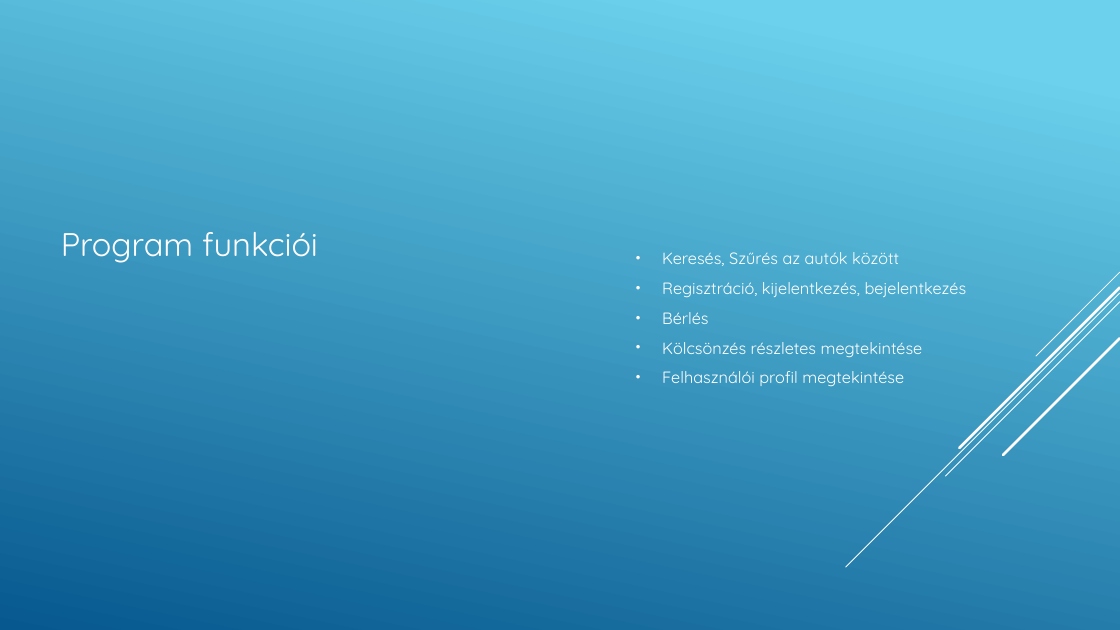
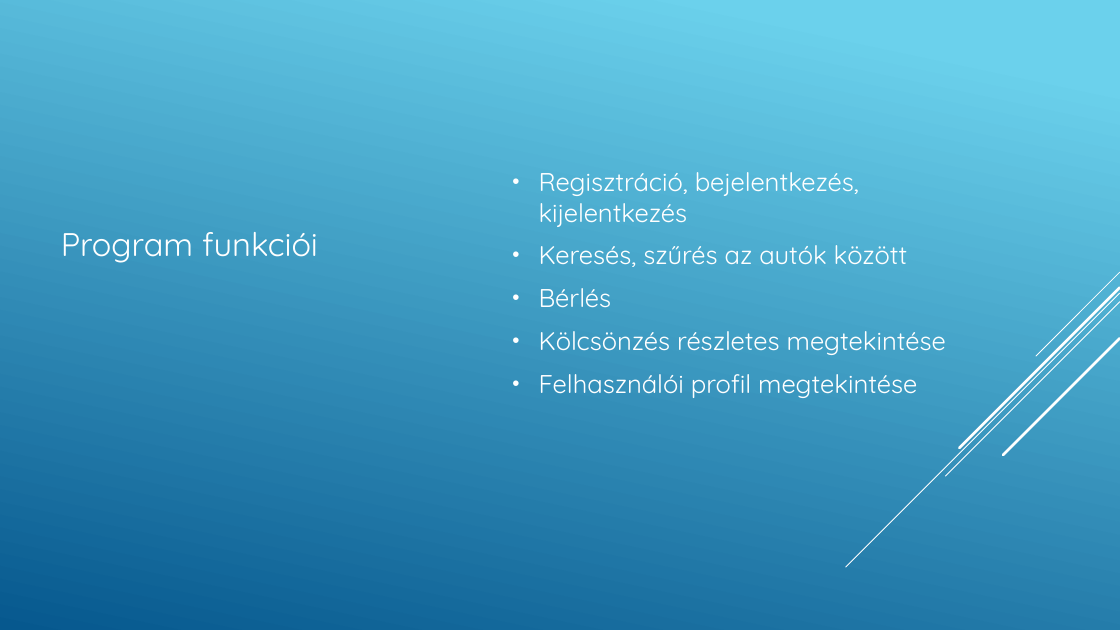
Before and after one commit to csokyS/LuxCar, a slide deck: slide 10 of docs/LuxCar.pptx (slide 7 before the commit). Drawn at 1120x630 pixels with LibreOffice and Linux fonts; fonts in the diff are those of the drawing. Boxes give left, top, right and bottom in pixels: in the first picture for what was removed or moved away, otherwise in the second. Text is boxed around its words. In the diff, an @@ line names an element or a change of style, - is before the commit and + after.

```diff
--- a/docs/LuxCar.pptx
+++ b/docs/LuxCar.pptx
@@ text "Regisztráció, bejelentkezés, kijelentkezés": place and size @@
-text "Regisztráció, bejelentkezés, kijelentkezés" at [662, 252, 967, 386]
+text "Regisztráció, bejelentkezés, kijelentkezés" at [539, 172, 946, 398]
@@ text at [539, 172, 908, 267]: text changed; size 14 to 22 pt @@
-• Keresés, Szűrés az autók között
-• Regisztráció, kijelentkezés, bejelentkezés
+• Regisztráció, bejelentkezés, kijelentkezés
+• Keresés, szűrés az autók között
@@ text at [539, 288, 946, 398]: size 14 to 22 pt in "Bérlés", "Kölcsönzés részletes megtekintése", "Felhasználói profil megtekintése"; more space between paragraphs @@
```
Also in this commit, not shown: 19 other slides changed, 1 slide added, 1 slide removed, 1 other file.
